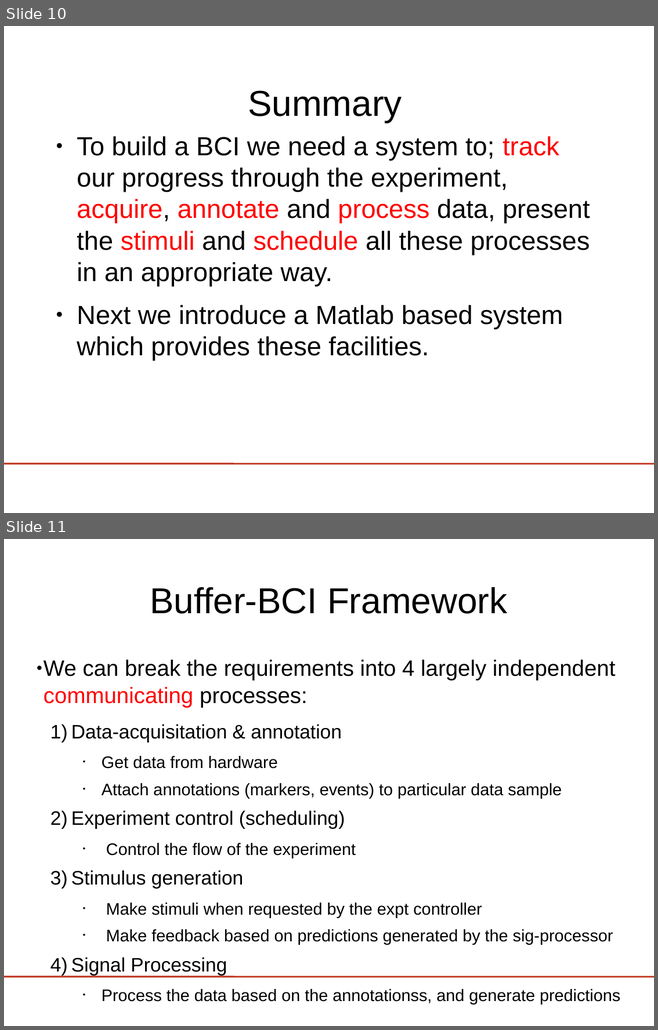
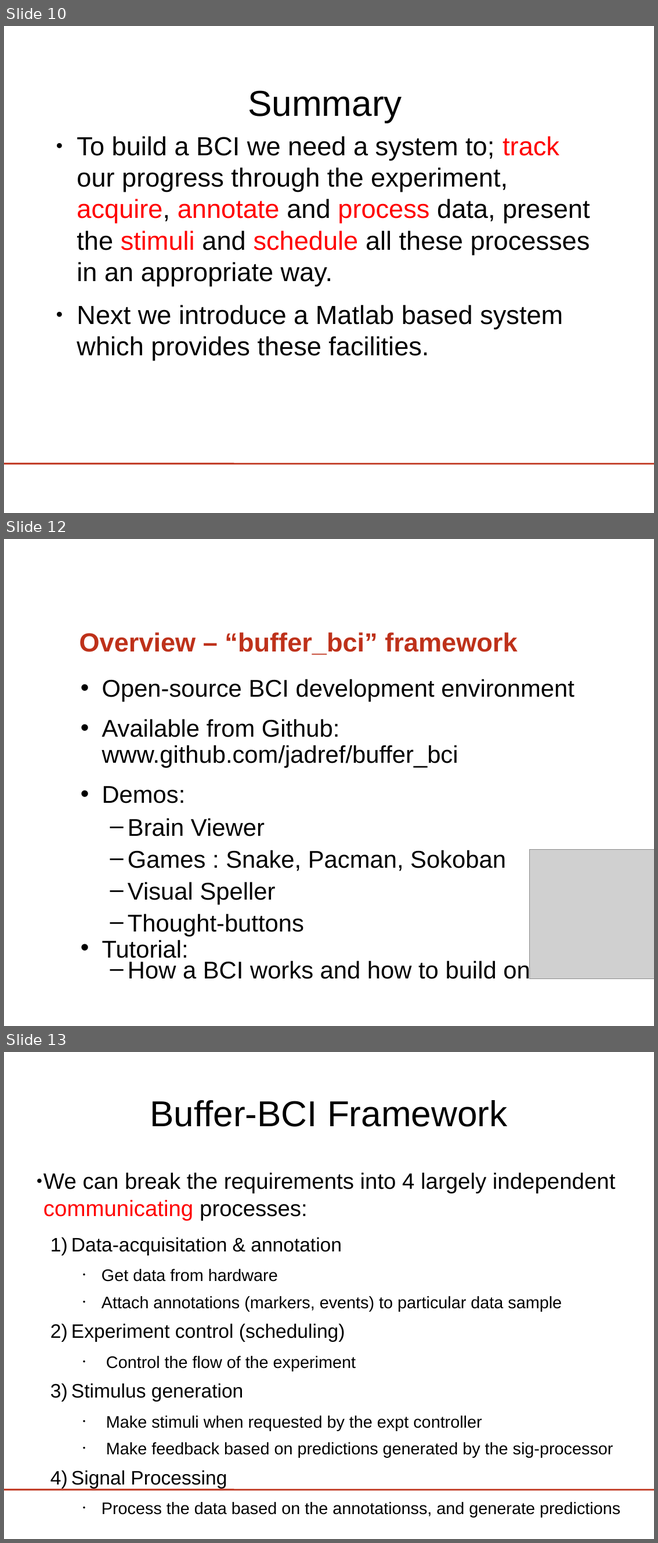
Before and after one commit to phpvdb/buffer_bci, a slide deck: tutorial/lect3-helloworld/HelloWorld_ERPViewer.odp. Shown one above the other, each under a label of ours: slides 10 and 11 before the commit, slides 10, 12 and 13 after it; the slides between them are not shown. The pictures are 658x1030 and 658x1543 pixels, drawn with LibreOffice and Linux fonts; fonts in the diff are those of the drawing; grey boxes stand for pictures; background and template pictures are left out. Boxes give left, top, right and bottom in pixels: in the first picture for what was removed or moved away, otherwise in the second. Text is boxed around its words. In the diff, an @@ line names an element or a change of style, - is before the commit and + after.

Commit message:
update to tutorial doc

```diff
--- a/tutorial/lect3-helloworld/HelloWorld_ERPViewer.odp
+++ b/tutorial/lect3-helloworld/HelloWorld_ERPViewer.odp
@@ slide 12 added at <box>4,539,654,1026</box>, background picture (left out) @@
@@ title added at <box>79,632,517,655</box>, 32 pt, text #BE311A, bold @@
+Overview – “buffer_bci” framework
@@ text added at <box>102,679,574,979</box>, 29.6 pt, text #000000 @@
+• Open-source BCI development environment
+• Available from Github: www.github.com/jadref/buffer_bci
+• Demos:
+  – Brain Viewer
+  – Games : Snake, Pacman, Sokoban
+  – Visual Speller
+  – Thought-buttons
+• Tutorial:
+  – How a BCI works and how to build one
@@ picture added at <box>529,850,654,979</box> @@
@@ what was slide 11 is now slide 13 @@
```
Also in this commit, not shown: 1 slide changed, 1 other slide added, 2 slides removed.
